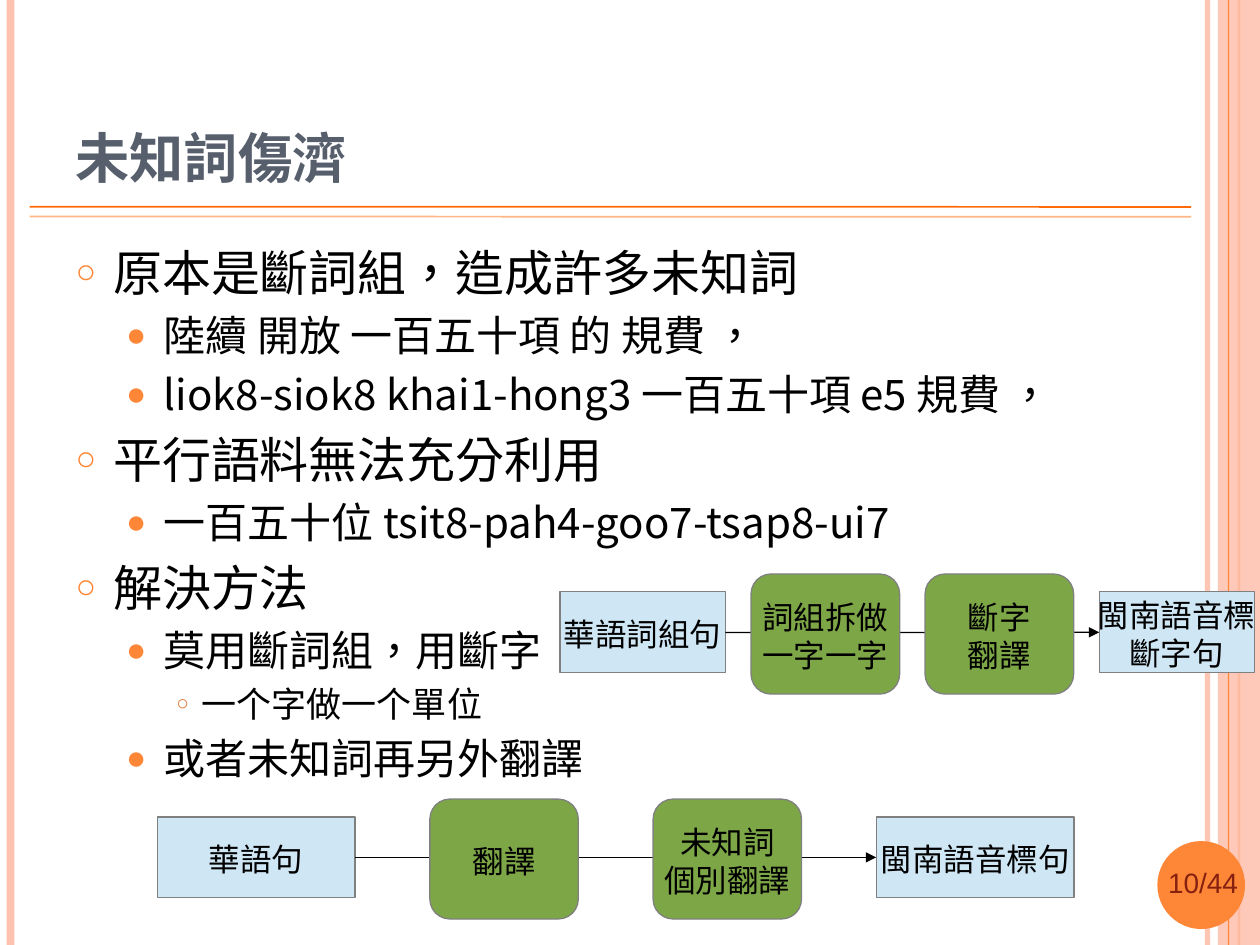
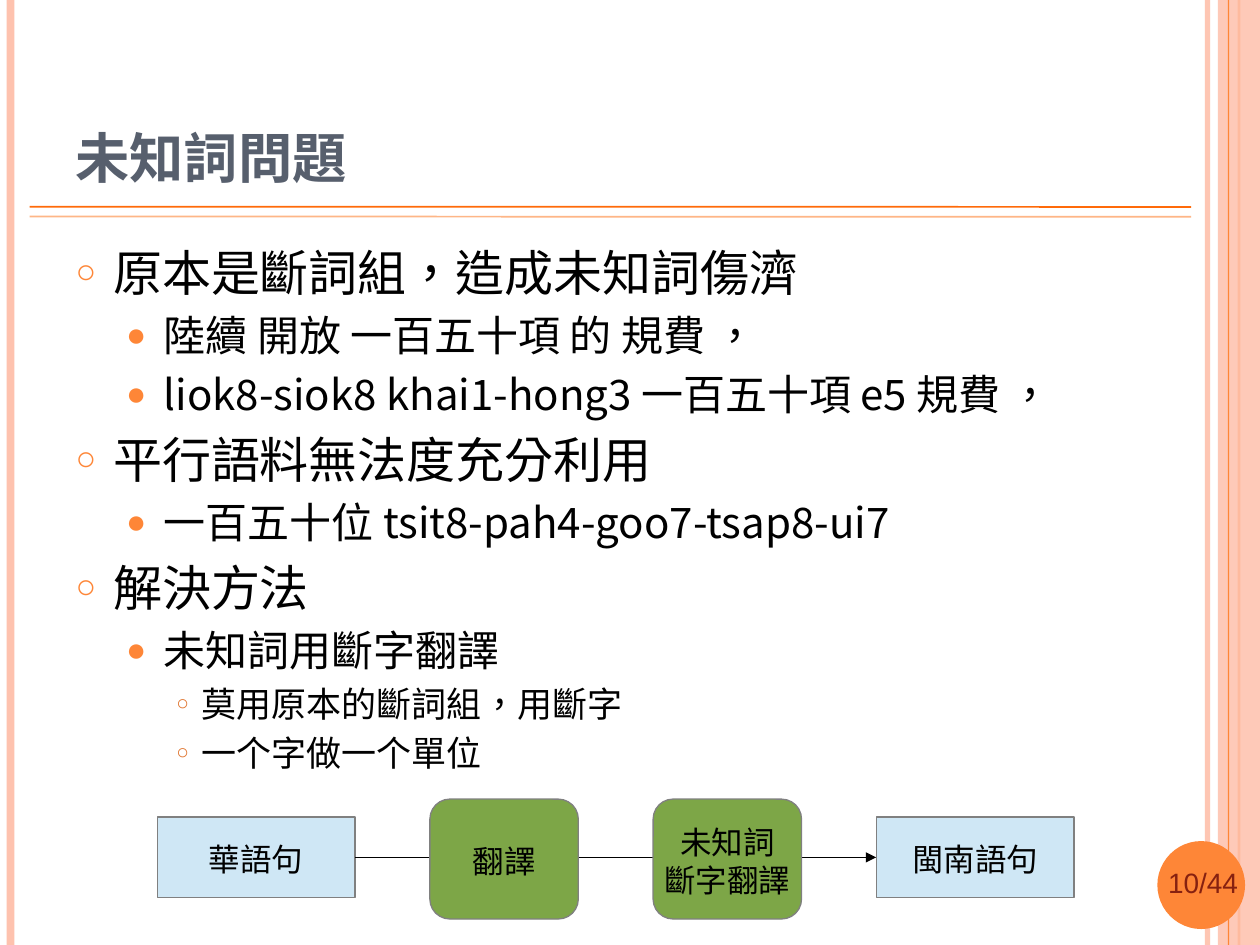
Before and after one commit to sih4sing5hong5/po3-ko3_tau5-iann2-phinn3, a slide deck: slide 10 of 翻譯報告.pptx. Drawn at 1260x945 pixels with LibreOffice and Linux fonts; fonts in the diff are those of the drawing; background and template pictures are left out. Boxes give left, top, right and bottom in pixels: in the first picture for what was removed or moved away, otherwise in the second. Text is boxed around its words. In the diff, an @@ line names an element or a change of style, - is before the commit and + after.

Commit message:
斷詞徙去樣式彼節 丞宏

```diff
--- a/翻譯報告.pptx
+++ b/翻譯報告.pptx
@@ title at <box>75,132,346,183</box>: text changed @@
-未知詞傷濟
+未知詞問題
@@ text at <box>113,249,798,295</box>: text changed @@
-○ 原本是斷詞組，造成許多未知詞
+○ 原本是斷詞組，造成未知詞傷濟
@@ text at <box>113,436,651,482</box>: text changed @@
-○ 平行語料無法充分利用
+○ 平行語料無法度充分利用
@@ group removed at <box>559,575,1254,694</box>: 2 rectangles, 2 rounded rectangles, 1 arrow @@
-華語詞組句
-閩南語音標
-斷字句
-斷字
-翻譯
-詞組拆做
-一字一字
@@ text at <box>164,630,623,720</box>: text changed; size 24 to 20 pt @@
-  ● 莫用斷詞組，用斷字
+  ● 未知詞用斷字翻譯
+    ○ 莫用原本的斷詞組，用斷字
@@ text at <box>164,738,584,778</box>: paragraph removed @@
-  ● 或者未知詞再另外翻譯
@@ text in rounded rectangle at <box>664,865,790,895</box>: text changed @@
-個別翻譯
+斷字翻譯
@@ text in rectangle at <box>912,844,1038,874</box>: text changed @@
-閩南語音標句
+閩南語句
```
Also in this commit, not shown: 19 other slides changed, 2 slides added.
